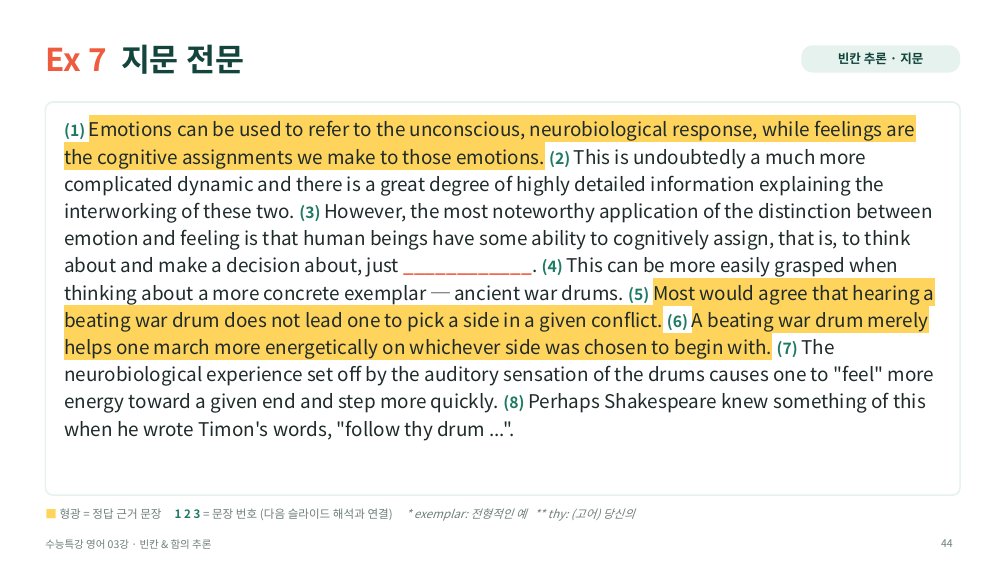
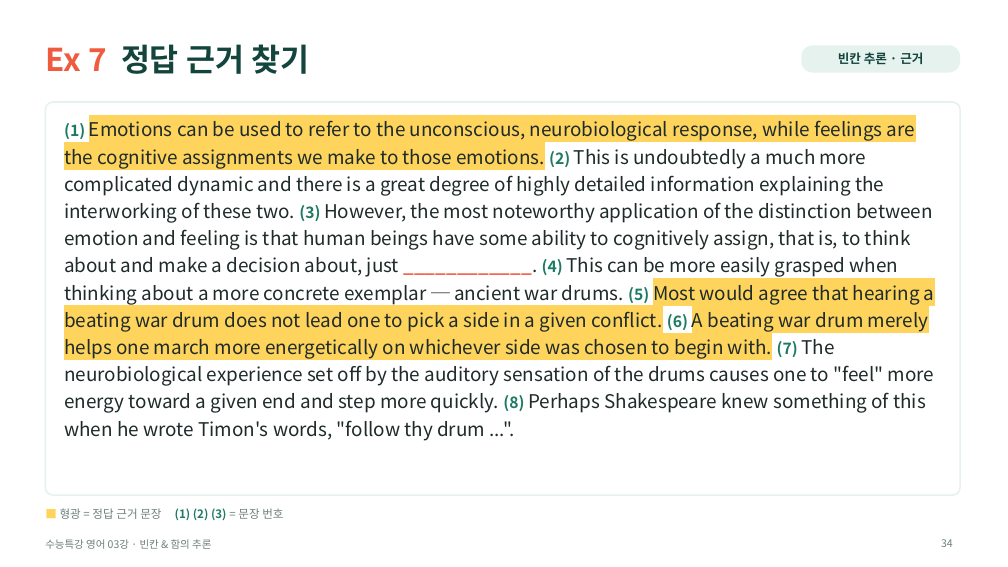
Before and after one commit to HUFSDavid/HUFSDavid, a slide deck: slide 34 of 수능특강_영어_03강_수업PPT.pptx (slide 44 before the commit). Drawn at 1008x567 pixels with LibreOffice and Linux fonts; fonts in the diff are those of the drawing. Boxes give left, top, right and bottom in pixels: in the first picture for what was removed or moved away, otherwise in the second. Text is boxed around its words. In the diff, an @@ line names an element or a change of style, - is before the commit and + after.

```diff
--- a/수능특강_영어_03강_수업PPT.pptx
+++ b/수능특강_영어_03강_수업PPT.pptx
@@ title at <box>45,44,309,74</box>: text changed @@
-Ex 7 지문 전문
+Ex 7 정답 근거 찾기
@@ text in rounded rectangle at <box>838,52,923,64</box>: text changed @@
-빈칸 추론 · 지문
+빈칸 추론 · 근거
@@ text at <box>60,508,283,520</box>: text changed @@
-■ 형광 = 정답 근거 문장 1 2 3 = 문장 번호 (다음 슬라이드 해석과 연결) * exemplar: 전형적인 예 ** thy: (고어) 당신의
+■ 형광 = 정답 근거 문장 (1) (2) (3) = 문장 번호
@@ page number at <box>941,539,953,547</box>: text changed @@
-44
+34
```
Also in this commit, not shown: 12 other slides changed, 12 slides added, 32 slides removed.
